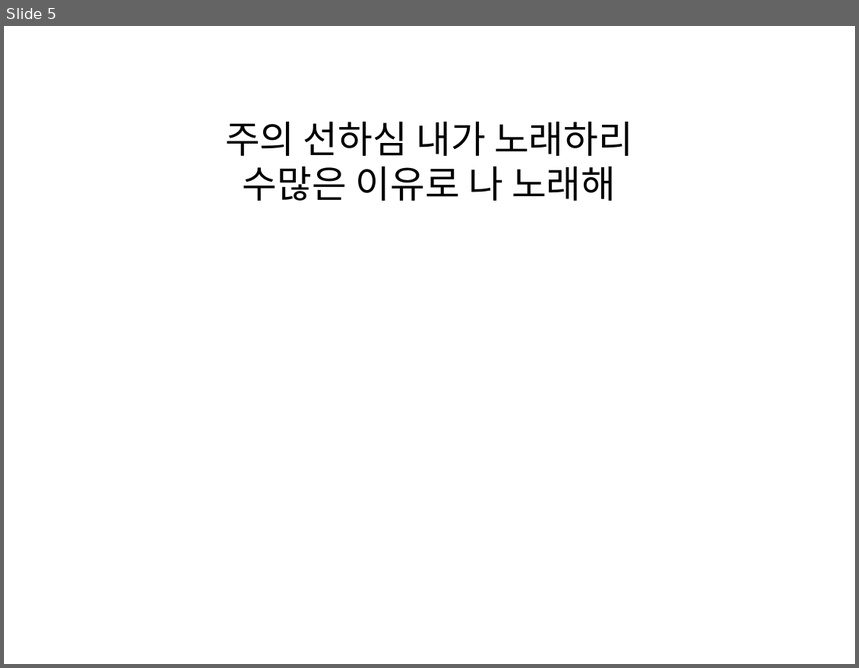
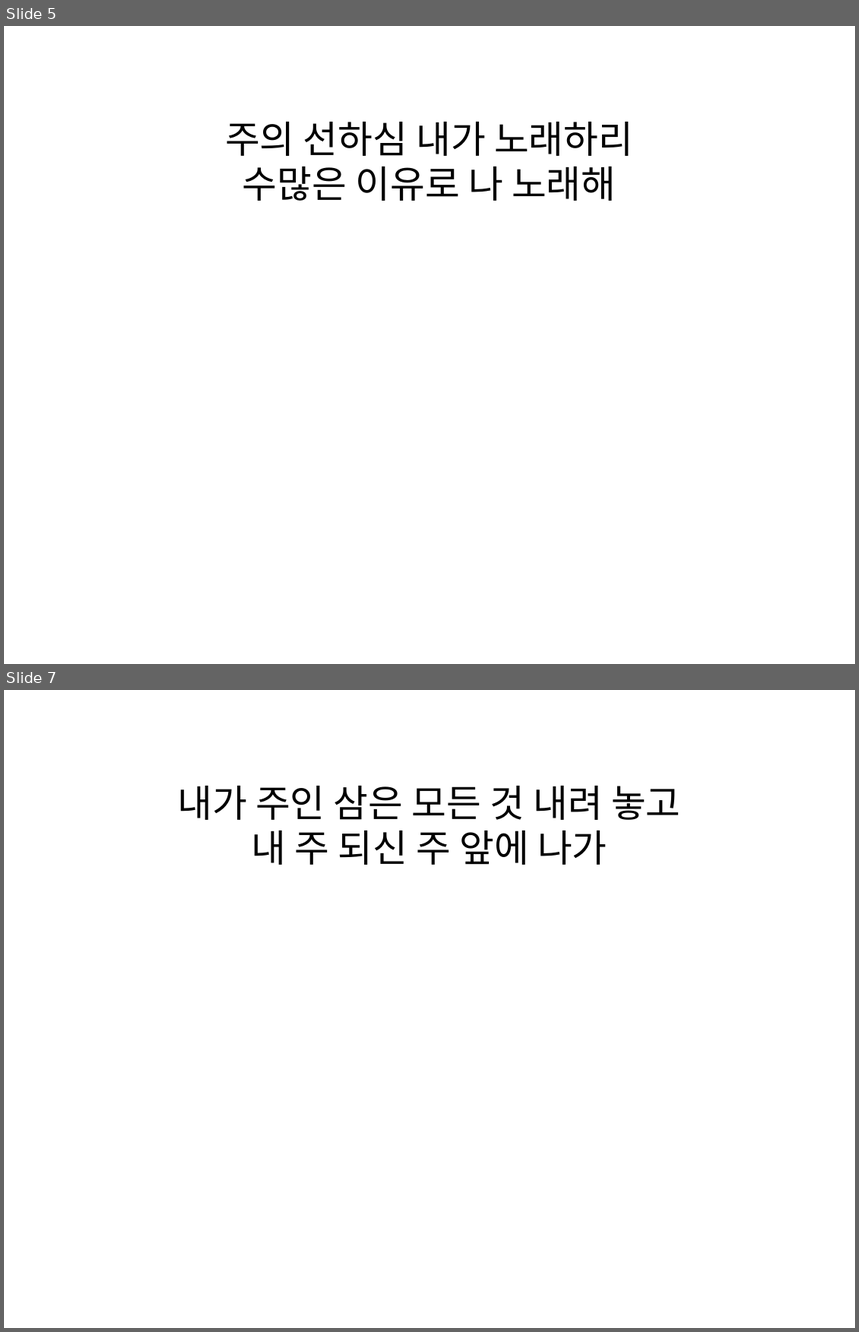
Before and after one commit to daeryuk/MusicSheetToPPT, a slide deck: static/output.pptx. Shown one above the other, each under a label of ours: slide 5 before the commit, slides 5 and 7 after it; the slides between them are not shown. The pictures are 859x668 and 859x1332 pixels, drawn with LibreOffice and Linux fonts; fonts in the diff are those of the drawing. Boxes give left, top, right and bottom in pixels: in the first picture for what was removed or moved away, otherwise in the second. Text is boxed around its words. In the diff, an @@ line names an element or a change of style, - is before the commit and + after.

```diff
--- a/static/output.pptx
+++ b/static/output.pptx
@@ slide 7 added at [4, 690, 855, 1328], background #FFFFFF @@
@@ text added at [177, 786, 681, 865], 32 pt, text #000000 @@
+내가 주인 삼은 모든 것 내려 놓고
+내 주 되신 주 앞에 나가
```
Also in this commit, not shown: 1 slide changed, 4 other slides added, 6 slides removed, 2 other files.
